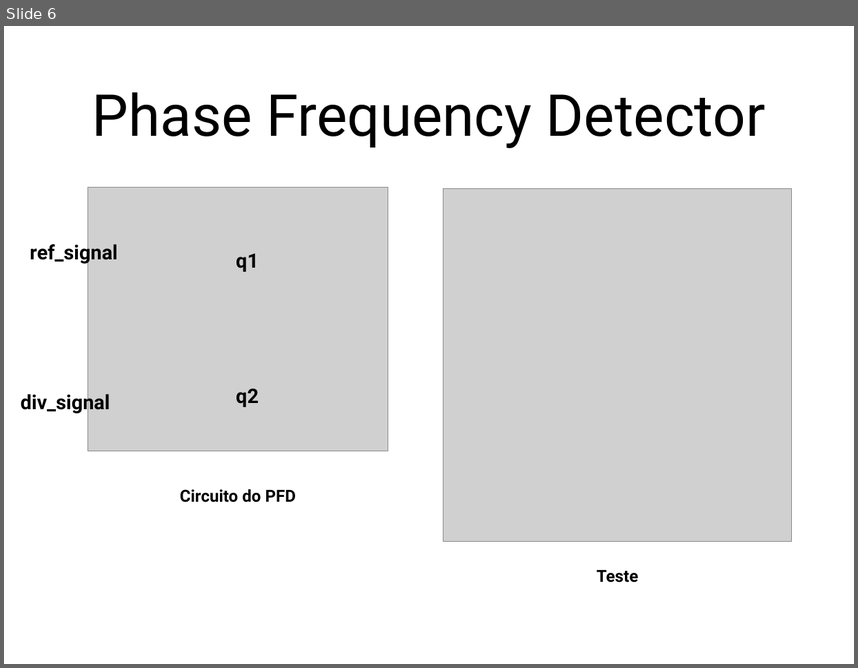
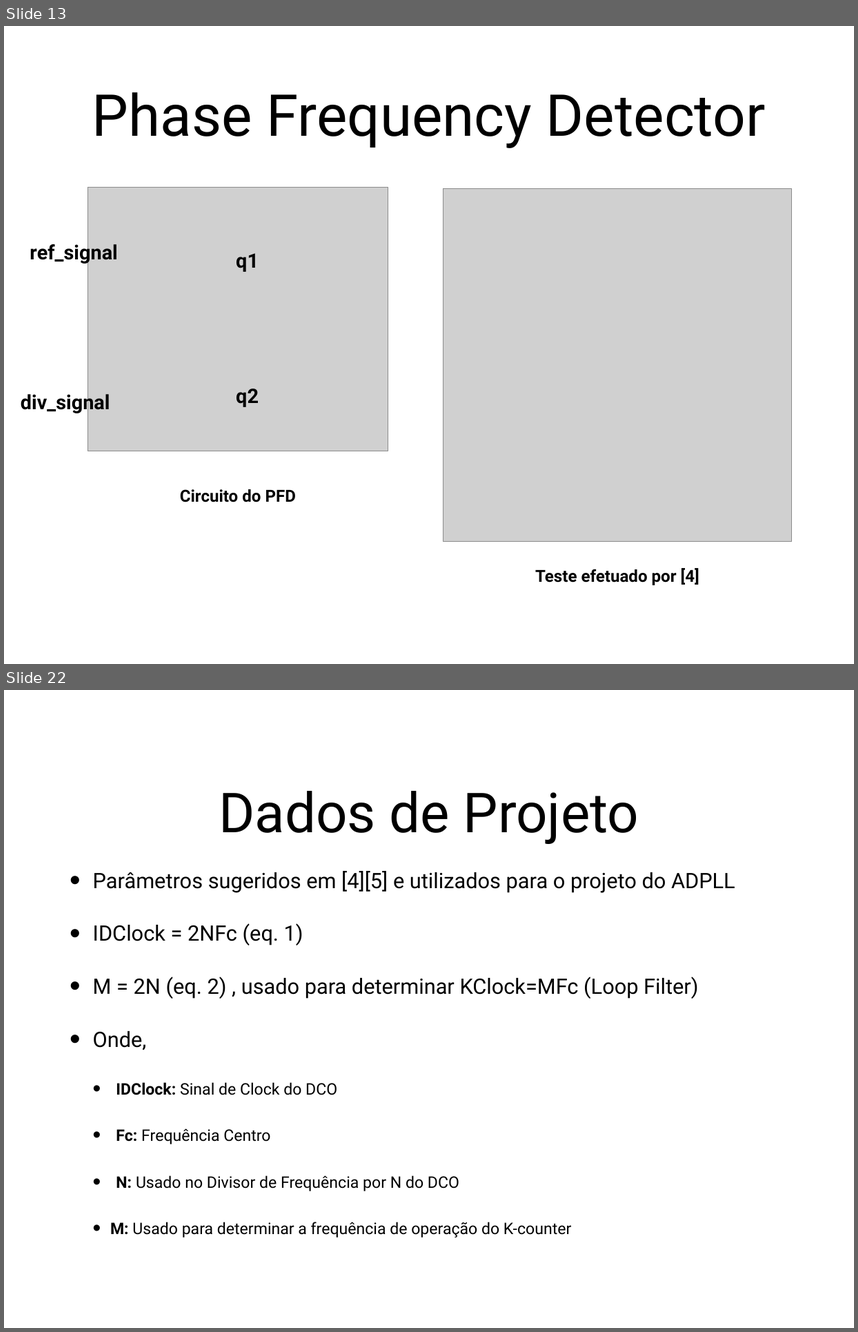
Before and after one commit to wwagner33/adpll-vhdl, a slide deck: trabalho-pll.pptx. Shown one above the other, each under a label of ours: slide 6 before the commit, slides 13 and 22 after it; the slides between them are not shown. The pictures are 858x668 and 858x1332 pixels, drawn with LibreOffice and Linux fonts; fonts in the diff are those of the drawing; grey boxes stand for pictures. Boxes give left, top, right and bottom in pixels: in the first picture for what was removed or moved away, otherwise in the second. Text is boxed around its words. In the diff, an @@ line names an element or a change of style, - is before the commit and + after.

```diff
--- a/trabalho-pll.pptx
+++ b/trabalho-pll.pptx
@@ slide 22 added at box(4, 690, 854, 1328), background #FFFFFF @@
@@ title added at box(219, 791, 639, 844), 66.4 pt, text #000000 @@
+Dados de Projeto
@@ text added at box(93, 871, 735, 1237), 19.2 pt, text #000000 @@
+• Parâmetros sugeridos em [4][5] e utilizados para o projeto do ADPLL
+• IDClock = 2NFc (eq. 1)
+• M = 2N (eq. 2) , usado para determinar KClock=MFc (Loop Filter)
+• Onde,
+  • IDClock: Sinal de Clock do DCO
+  • Fc: Frequência Centro
+  • N: Usado no Divisor de Frequência por N do DCO
+  • M: Usado para determinar a frequência de operação do K-counter
@@ what was slide 6 is now slide 13 @@
@@ slide 13 changed as well @@
@@ text at box(535, 568, 700, 585): text changed @@
-Teste
+Teste efetuado por [4]
```
Also in this commit, not shown: 5 other slides changed, 31 other slides added, 2 slides removed, 7 other files.
